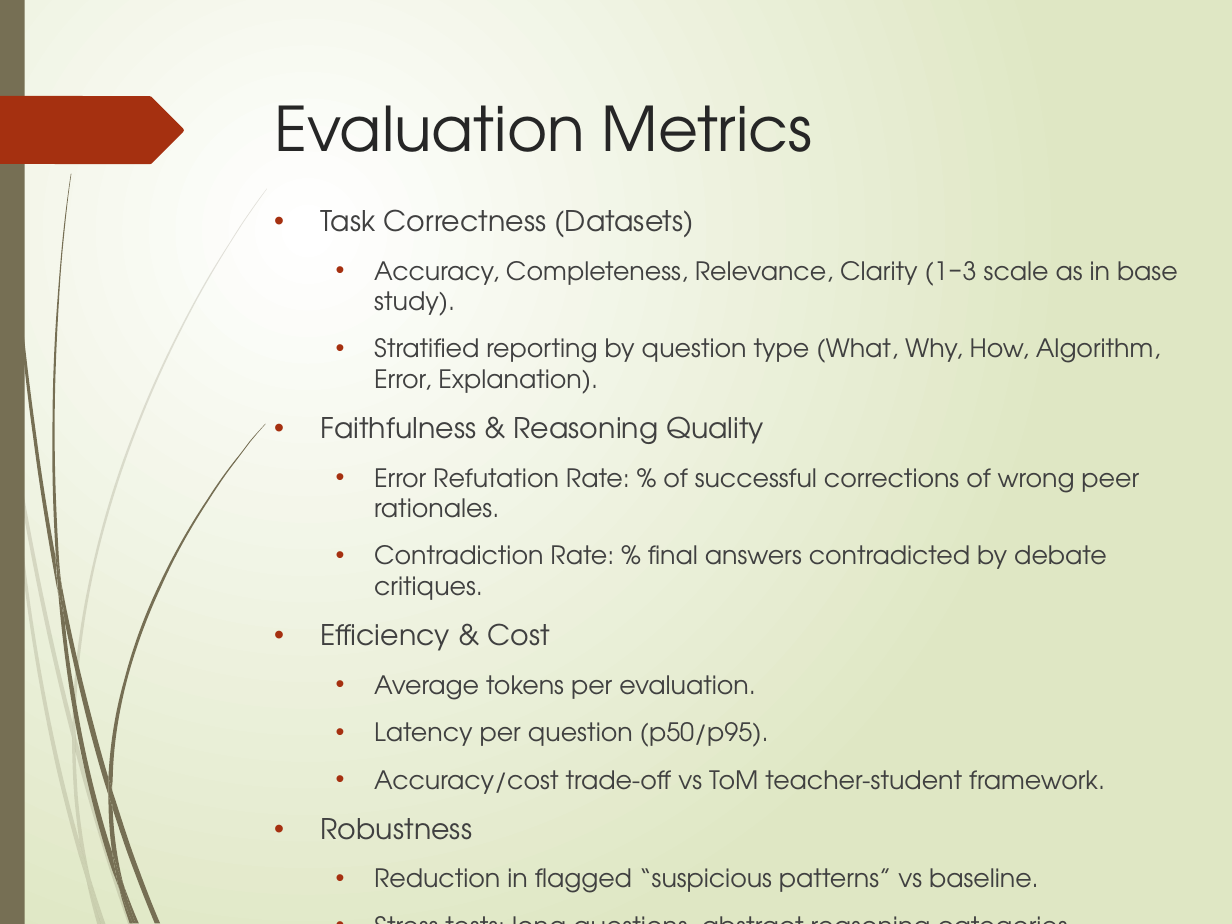
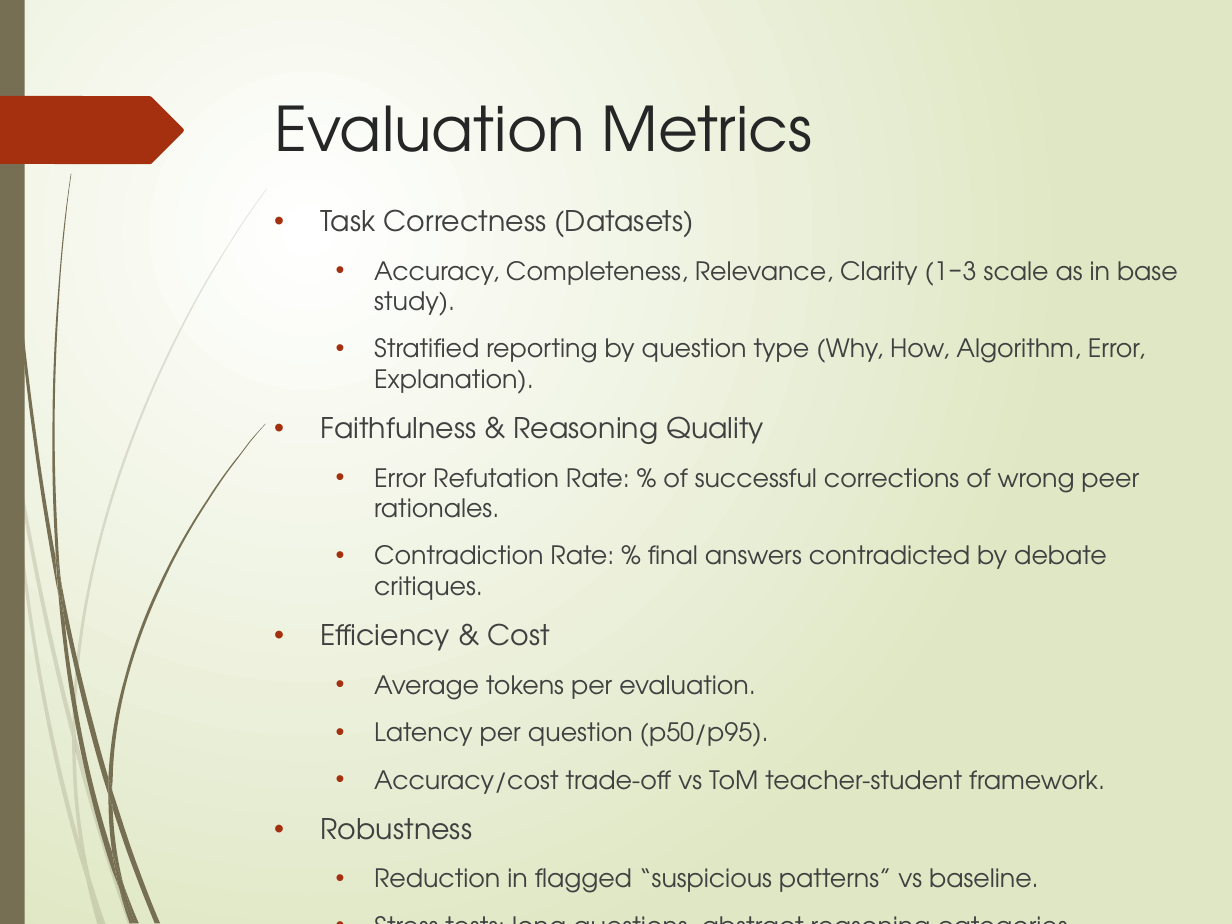
Before and after one commit to MahaZainab/Research-Corpus, a slide deck: slide 6 of RQs/RQ.pptx. Drawn at 1232x924 pixels with LibreOffice and Linux fonts; fonts in the diff are those of the drawing. Boxes give left, top, right and bottom in pixels: in the first picture for what was removed or moved away, otherwise in the second. Text is boxed around its words. In the diff, an @@ line names an element or a change of style, - is before the commit and + after.

```diff
--- a/RQs/RQ.pptx
+++ b/RQs/RQ.pptx
@@ text at [374,338,1145,394]: text changed @@
-  • Stratified reporting by question type (What, Why, How, Algorithm, Error, Explanation).
+  • Stratified reporting by question type (Why, How, Algorithm, Error, Explanation).
```
Also in this commit, not shown: 2 other slides changed.
